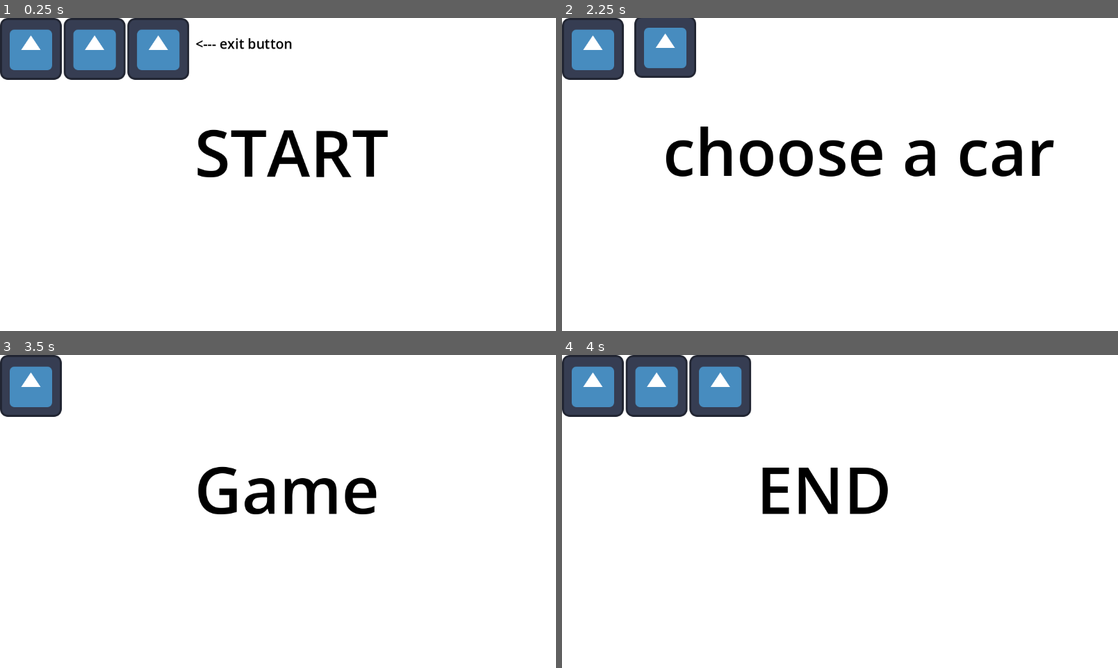
Above: before the commit, frames 1-4 (two rows, left to right).
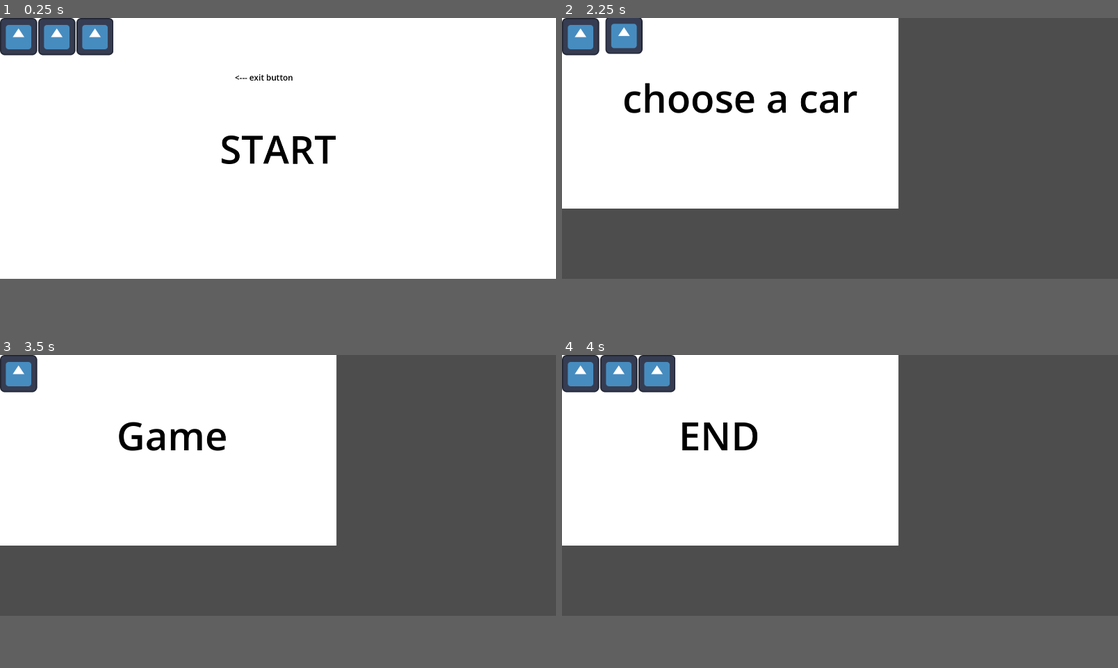
Above: after the commit, the same moments.

Repository: Fabian-Rodz/TinyGameJam
Game: Godot game, scene res://Scenes/start_screen.tscn
Two runs of this game, one before a commit and one after it. Both use one fixed random seed, a clock stepped at 60 frames per second and the inputs below. The engine's default icon, where the game draws it, is replaced by a stand-in: a white triangle on a blue panel in a dark square.
Inputs (mouse positions are in pixels of both pictures, inside the frame that each line leads up to; where the layout moved, square brackets give the same spot in the first picture):
- Up to frame 1 (0.25 s): no input
- Up to frame 2 (2.25 s): click (578, 93) [595, 121] at 0.5 s; click (578, 39) [595, 49] at 1.25 s; click (578, 93) [595, 121] at 2 s
- Up to frame 3 (3.5 s): click (61, 376) [105, 383] at 2.75 s
- Up to frame 4 (4 s): click (578, 376) [595, 386] at 3.5 s
In our replay, the window is 800x450 before the commit and 800x375 after it. These sizes can differ from the game's own. Grey fills any space a smaller window leaves; there, only what the larger window draws over its background counts as a difference.

The runs differ from the first frame. In frame 1, 8.2% of the frame differs, in the area x 0-70%, y 0-51%; in frame 2, 54%; in frame 3, 51%; in frame 4, 54%, in the area x 0-100%, y 0-84%.

Commit message:
second attempt

Diff:
--- a/Scenes/start_screen.tscn
+++ b/Scenes/start_screen.tscn
@@ -7,15 +7,63 @@
 
 [sub_resource type="CanvasItemMaterial" id="CanvasItemMaterial_ainjc"]
 
-[node name="StartScreen" type="Node" unique_id=1721339883]
+[node name="StartScreen" type="Control" unique_id=128043142]
+layout_mode = 3
+anchors_preset = 15
+anchor_right = 1.0
+anchor_bottom = 1.0
+grow_horizontal = 2
+grow_vertical = 2
 script = ExtResource("1_ainjc")
 
 [node name="TextureRect" type="TextureRect" parent="." unique_id=1011083850]
-offset_right = 1162.0
-offset_bottom = 658.0
+layout_mode = 1
+anchors_preset = 15
+anchor_right = 1.0
+anchor_bottom = 1.0
+offset_left = -11.0
+offset_top = -0.5
+offset_right = 1155.0
+offset_bottom = 654.0
+grow_horizontal = 2
+grow_vertical = 2
 texture = SubResource("CanvasTexture_i826k")
+expand_mode = 1
+
+[node name="Label" type="Label" parent="." unique_id=48862383]
+layout_mode = 1
+anchors_preset = 8
+anchor_left = 0.5
+anchor_top = 0.5
+anchor_right = 0.5
+anchor_bottom = 0.5
+offset_left = -201.0
+offset_top = -92.5
+offset_right = 201.0
+offset_bottom = 92.5
+grow_horizontal = 2
+grow_vertical = 2
+theme_override_colors/font_color = Color(0, 0, 0, 1)
+theme_override_font_sizes/font_size = 135
+text = "START"
+
+[node name="Label" type="Label" parent="Label" unique_id=1481099009]
+layout_mode = 1
+anchors_preset = -1
+anchor_left = 0.2
+anchor_top = -0.827
+anchor_right = 0.2
+anchor_bottom = -0.827
+offset_left = -28.400002
+offset_top = -19.50499
+offset_right = 172.6
+offset_bottom = 19.49501
+theme_override_colors/font_color = Color(0, 0, 0, 1)
+theme_override_font_sizes/font_size = 28
+text = "<--- exit button"
 
 [node name="HBoxContainer" type="HBoxContainer" parent="." unique_id=555961535]
+layout_mode = 1
 offset_right = 722.0
 offset_bottom = 424.0
 
@@ -40,31 +88,6 @@
 texture_pressed = ExtResource("1_i8r30")
 texture_hover = ExtResource("1_i8r30")
 
-[node name="Label" type="Label" parent="." unique_id=48862383]
-anchors_preset = -1
-anchor_right = 0.042000003
-anchor_bottom = 0.071
-offset_left = 403.0
-offset_top = 184.0
-offset_right = 756.61597
-offset_bottom = 332.792
-theme_override_colors/font_color = Color(0, 0, 0, 1)
-theme_override_font_sizes/font_size = 135
-text = "START"
-
-[node name="Label" type="Label" parent="Label" unique_id=1481099009]
-layout_mode = 1
-anchors_preset = -1
-anchor_right = 0.042000003
-anchor_bottom = 0.071
-offset_left = 2.0
-offset_top = -150.0
-offset_right = 228.116
-offset_bottom = -98.830795
-theme_override_colors/font_color = Color(0, 0, 0, 1)
-theme_override_font_sizes/font_size = 28
-text = "<--- exit button"
-
 [connection signal="pressed" from="HBoxContainer/start" to="." method="_on_start_pressed"]
 [connection signal="pressed" from="HBoxContainer/how to play" to="." method="_on_how_to_play_pressed"]
 [connection signal="pressed" from="HBoxContainer/exit" to="." method="_on_exit_pressed"]
--- a/project.godot
+++ b/project.godot
@@ -17,6 +17,9 @@
 
 [display]
 
+window/size/viewport_width=1920
+window/size/viewport_height=900
+window/size/initial_position=Vector2i(100, 100)
 window/stretch/mode="viewport"
 window/stretch/aspect="expand"
 
